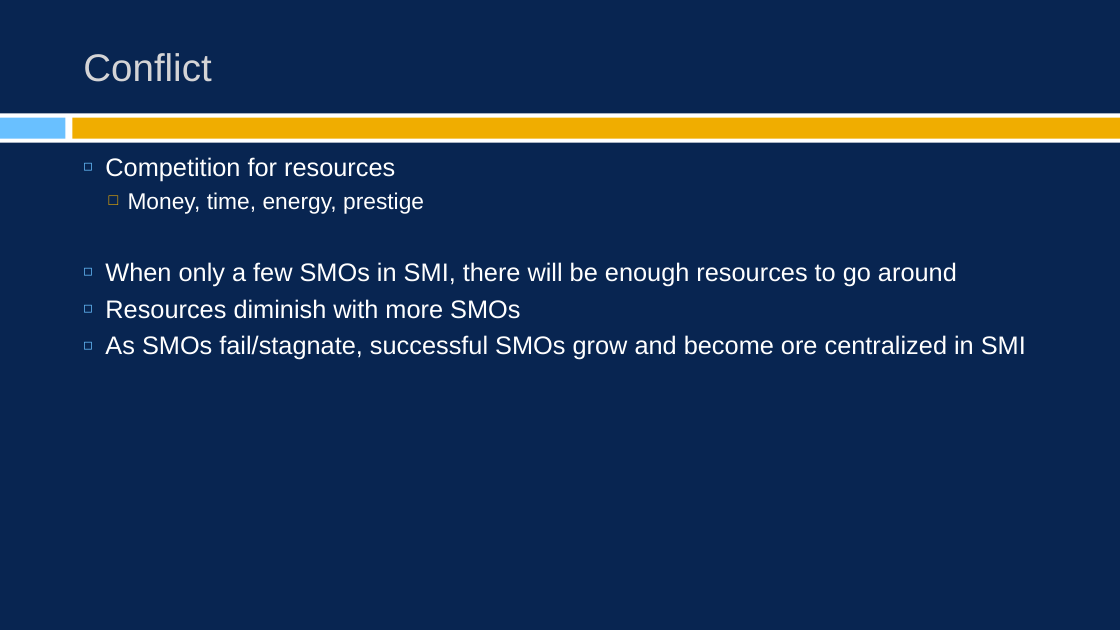
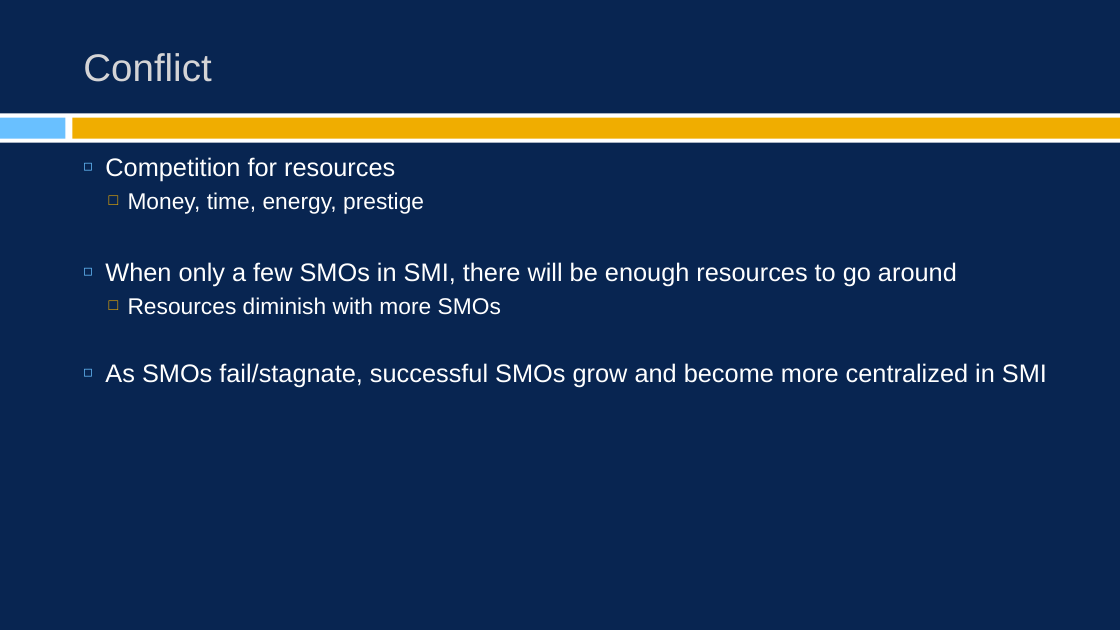
Before and after one commit to burrelvannjr/movements_csuf, a slide deck: slide 11 of ppts/notes/ch_5.pptx (slide 15 before the commit). Drawn at 1120x630 pixels with LibreOffice and Linux fonts; fonts in the diff are those of the drawing. Boxes give left, top, right and bottom in pixels: in the first picture for what was removed or moved away, otherwise in the second. Text is boxed around its words. In the diff, an @@ line names an element or a change of style, - is before the commit and + after.

```diff
--- a/ppts/notes/ch_5.pptx
+++ b/ppts/notes/ch_5.pptx
@@ text at [128,297,501,315]: size 21.8 to 19.5 pt in "Resources diminish with more SMOs"; bullet ◻ to □; list level 1 to 2 in "Resources diminish with more SMOs"; bullet colour #69C0FF to #F0AD00 @@
@@ text at [105,363,1047,388]: text changed @@
-◻ As SMOs fail/stagnate, successful SMOs grow and become ore centralized in SMI
+◻ As SMOs fail/stagnate, successful SMOs grow and become more centralized in SMI
```
Also in this commit, not shown: 15 other slides changed, 3 slides added, 1 slide removed, 18 other files.
